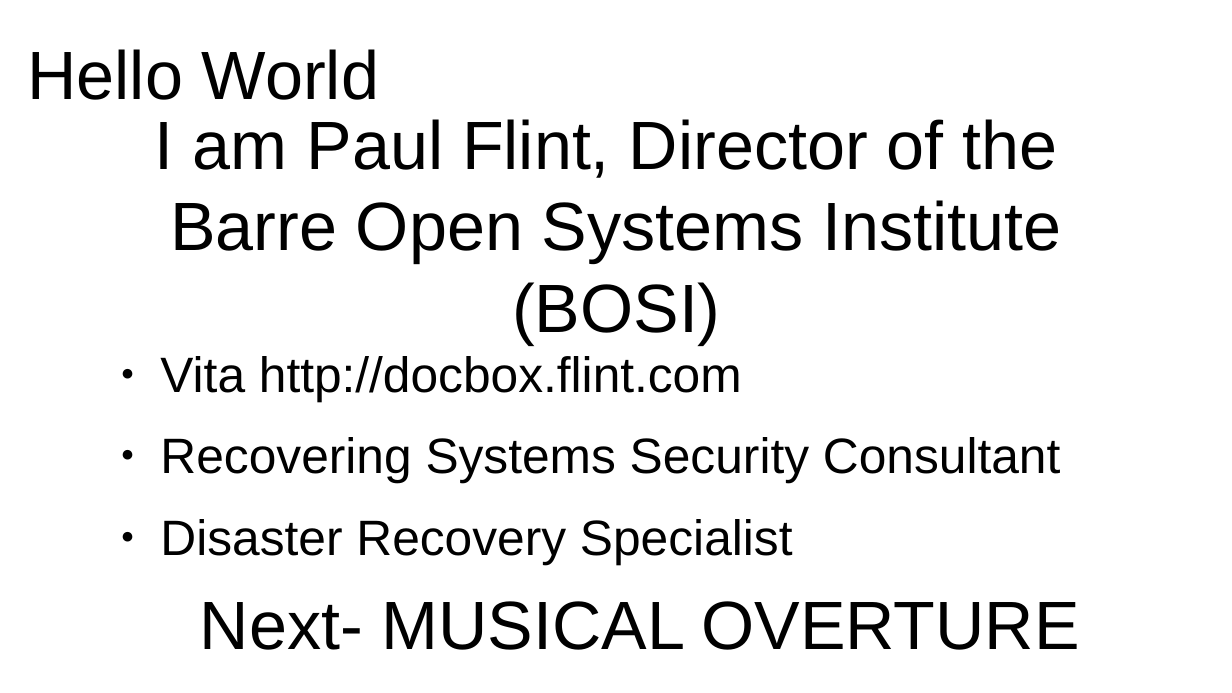
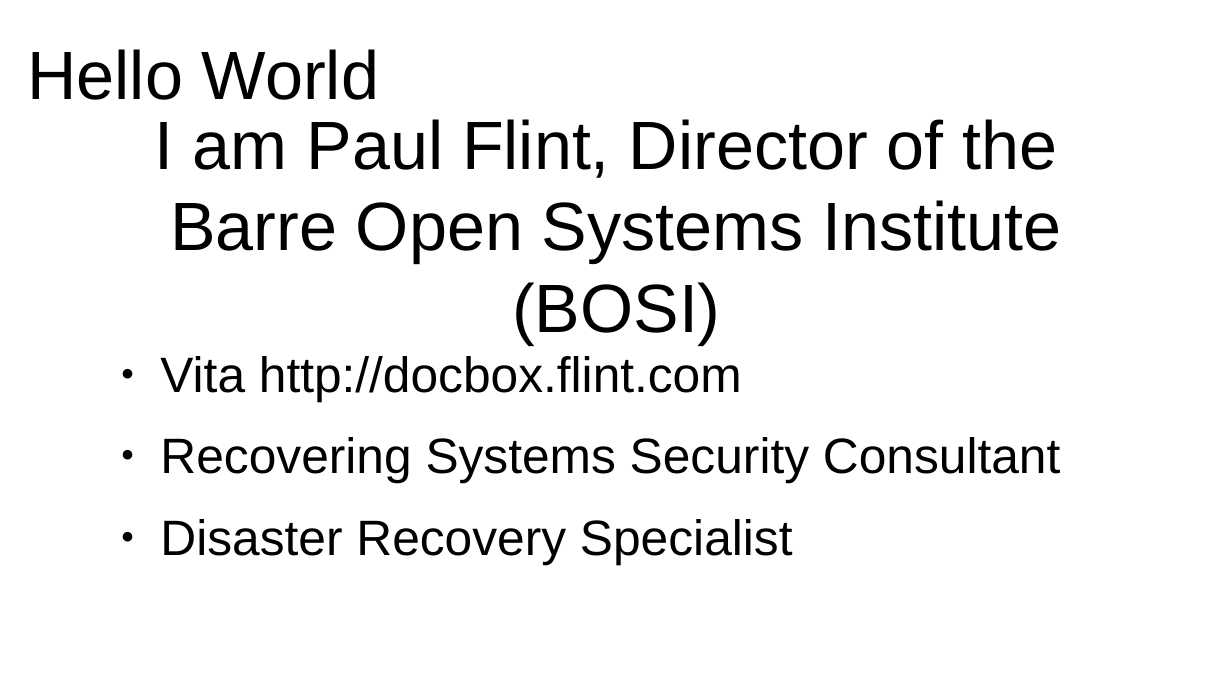
Before and after one commit to flintiii/TenStatementGit, a slide deck: slide 5 of vm_workshop_presentation.odp (slide 4 before the commit). Drawn at 1232x693 pixels with LibreOffice and Linux fonts; fonts in the diff are those of the drawing. Boxes give left, top, right and bottom in pixels: in the first picture for what was removed or moved away, otherwise in the second. Text is boxed around its words. In the diff, an @@ line names an element or a change of style, - is before the commit and + after.

```diff
--- a/vm_workshop_presentation.odp
+++ b/vm_workshop_presentation.odp
@@ title removed at bbox=[200, 601, 1080, 650] @@
-Next- MUSICAL OVERTURE
```
Also in this commit, not shown: 6 other slides changed.
